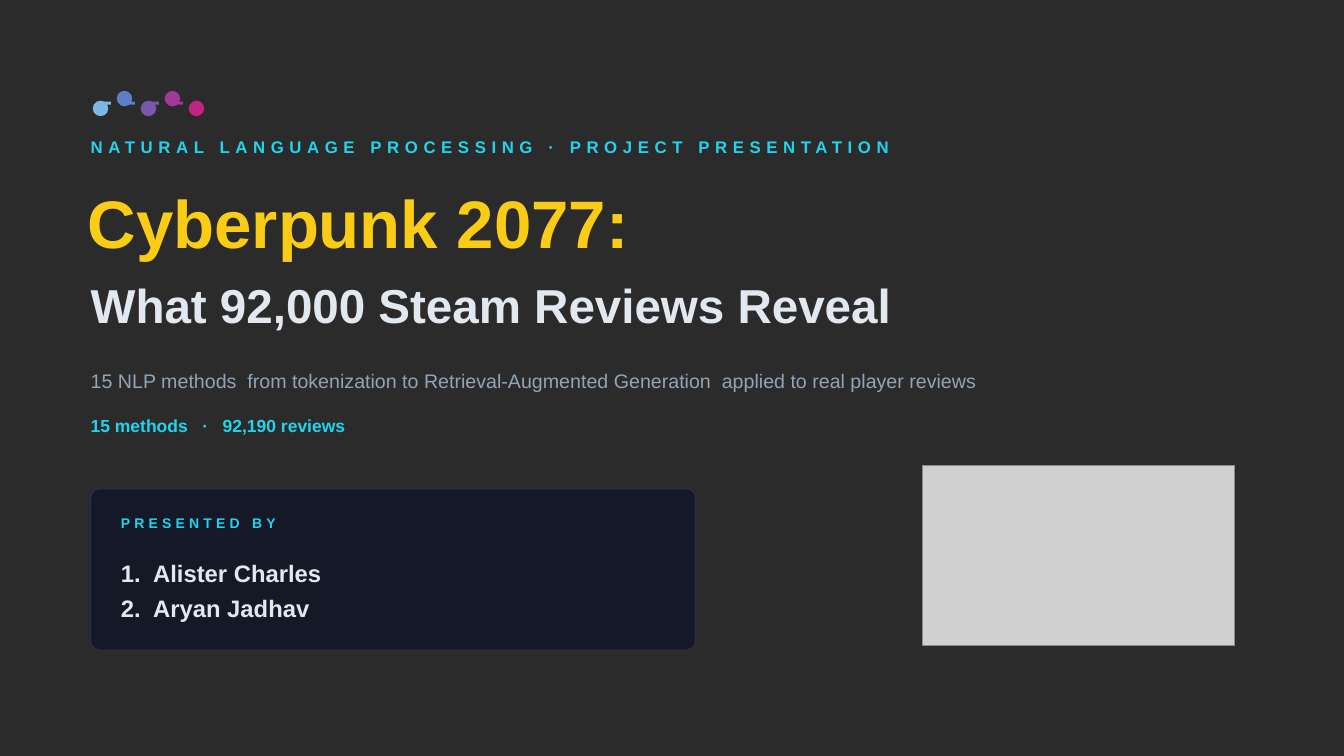
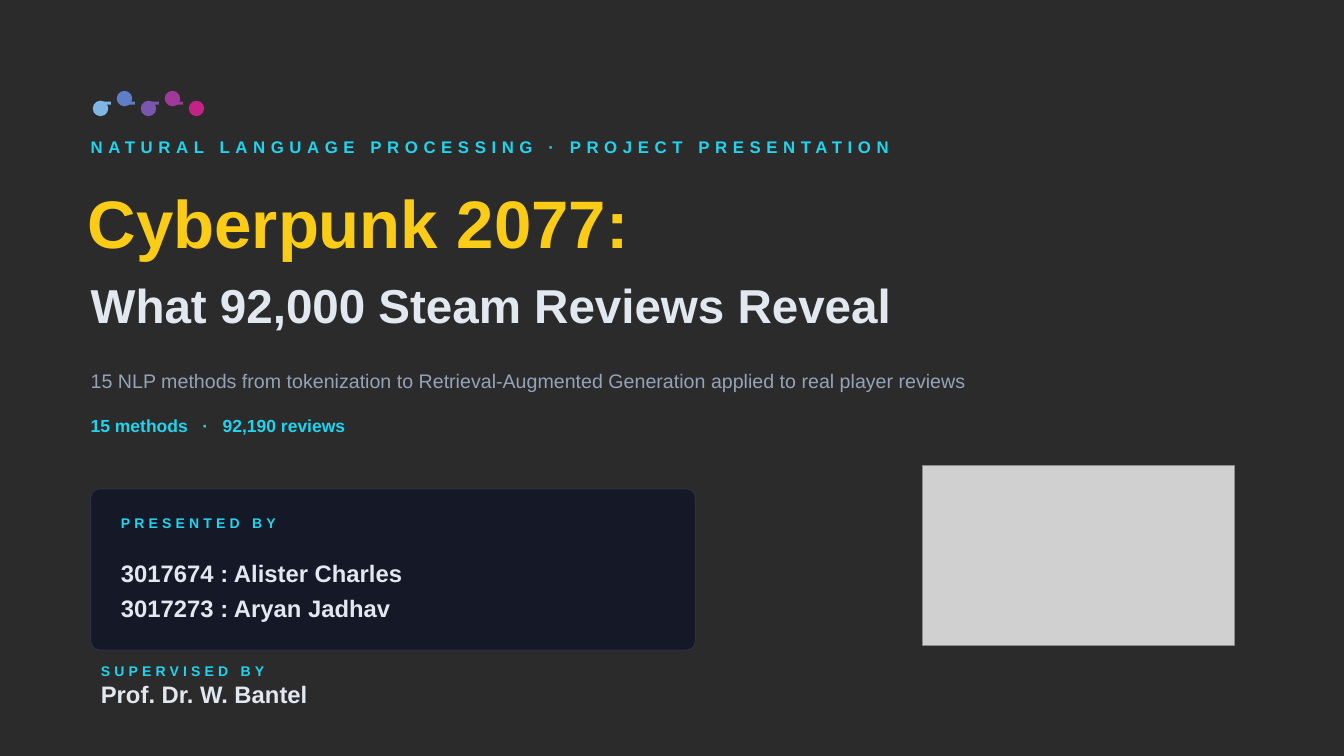
Before and after one commit to Aryan2033/Sentiment-Analysis-of-Cyberpunk-2077, a slide deck: slide 1 of presentation/Cyberpunk_NLP_Presentation.pptx. Drawn at 1344x756 pixels with LibreOffice and Linux fonts; fonts in the diff are those of the drawing; grey boxes stand for pictures; background and template pictures are left out; a plain dark background stands for a picture behind light text. Boxes give left, top, right and bottom in pixels: in the first picture for what was removed or moved away, otherwise in the second. Text is boxed around its words. In the diff, an @@ line names an element or a change of style, - is before the commit and + after.

```diff
--- a/presentation/Cyberpunk_NLP_Presentation.pptx
+++ b/presentation/Cyberpunk_NLP_Presentation.pptx
@@ text "15 NLP methods from tokenization ..." rewrapped from (91,374,975,392) to (91,374,965,392) @@
@@ text at (121,564,402,622): text changed @@
-1. Alister Charles
-2. Aryan Jadhav
+3017674 : Alister Charles
+3017273 : Aryan Jadhav
@@ text added at (101,666,307,703), 17 pt, text #E2E8F0, bold @@
+SUPERVISED BY
+Prof. Dr. W. Bantel
```
Also in this commit, not shown: 3 other slides changed, 1 other file.
